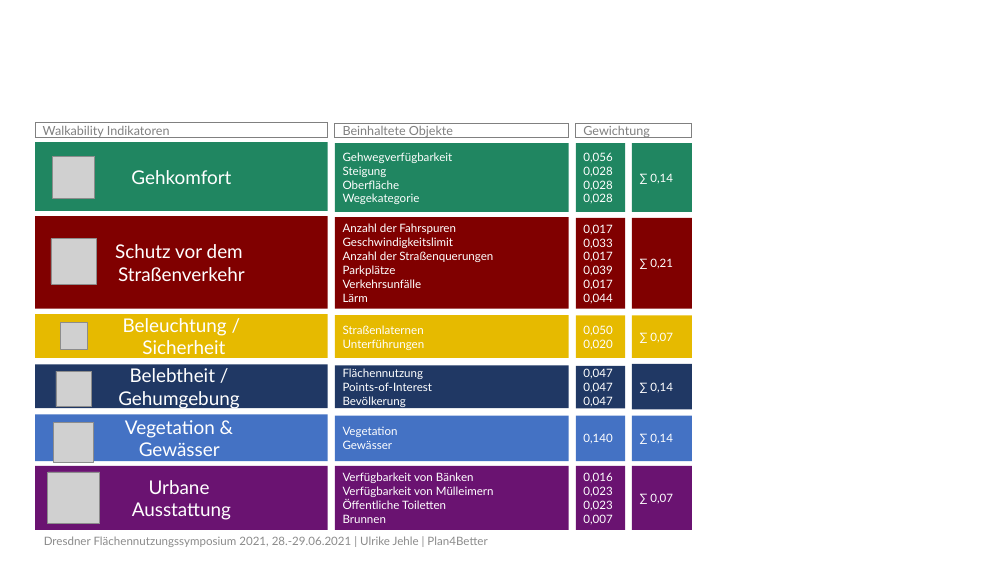
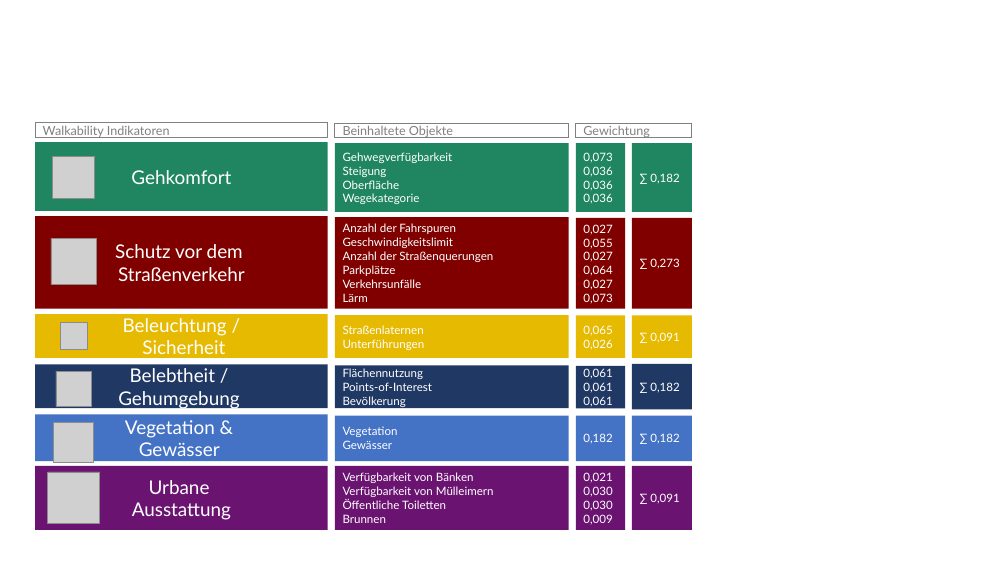
Before and after one commit to iremkapucuoglu/p4b-website, a slide deck: slide 1 of static/images/docs/walkability_index/indicators.pptx. Drawn at 1008x567 pixels with LibreOffice and Linux fonts; fonts in the diff are those of the drawing; grey boxes stand for pictures; background and template pictures are left out. Boxes give left, top, right and bottom in pixels: in the first picture for what was removed or moved away, otherwise in the second. Text is boxed around its words. In the diff, an @@ line names an element or a change of style, - is before the commit and + after.

```diff
--- a/static/images/docs/walkability_index/indicators.pptx
+++ b/static/images/docs/walkability_index/indicators.pptx
@@ text in rectangle at (x1=583, y1=152, x2=612, y2=203): text changed @@
-0,0560,028
-0,028
-0,028
+0,0730,036
+0,036
+0,036
@@ text in rectangle at (x1=650, y1=173, x2=679, y2=183): text changed @@
-∑ 0,14
+∑ 0,182
@@ text in rectangle at (x1=583, y1=224, x2=612, y2=303): text changed @@
-0,017
-0,033
-0,017
-0,039
-0,017
-0,044
+0,027
+0,055
+0,027
+0,064
+0,027
+0,073
@@ text in rectangle at (x1=650, y1=258, x2=679, y2=268): text changed @@
-∑ 0,21
+∑ 0,273
@@ text in rectangle at (x1=583, y1=325, x2=612, y2=349): text changed @@
-0,050
-0,020
+0,065
+0,026
@@ text in rectangle at (x1=650, y1=332, x2=679, y2=342): text changed @@
-∑ 0,07
+∑ 0,091
@@ text in rectangle at (x1=583, y1=368, x2=612, y2=406): text changed @@
-0,047
-0,047
-0,047
+0,061
+0,061
+0,061
@@ text in rectangle at (x1=650, y1=382, x2=679, y2=392): text changed @@
-∑ 0,14
+∑ 0,182
@@ text in rectangle at (x1=583, y1=433, x2=612, y2=443): text changed @@
-0,140
+0,182
@@ text in rectangle at (x1=650, y1=433, x2=679, y2=443): text changed @@
-∑ 0,14
+∑ 0,182
@@ text in rectangle at (x1=583, y1=472, x2=612, y2=524): text changed @@
-0,016
-0,023 0,023 0,007
+0,021
+0,030 0,030 0,009
@@ text in rectangle at (x1=650, y1=493, x2=679, y2=503): text changed @@
-∑ 0,07
+∑ 0,091
@@ text removed at (x1=44, y1=536, x2=487, y2=547) @@
-Dresdner Flächennutzungssymposium 2021, 28.-29.06.2021 | Ulrike Jehle | Plan4Better
```
Also in this commit, not shown: 1 other slide changed, 2 other files.
